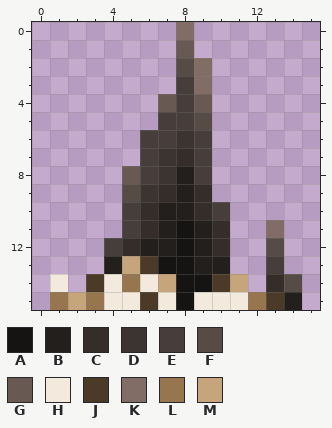
File history of a pixel-art sprite, src/game/assets/sprites/Spike.png. Above, as it was before the edit.
The file is 64x64 pixels, drawn in blocks of 4x4; one block is one cell here. Colours within 5 levels of each other are drawn and written as one.
Palette (. is transparent): A #161413  B #231f1c  C #342d2a  D #3c3431  E #473d3a  F #564b45  G #695953  H #f3e9dd  J #4b3a27  K #816d65  L #97764f  M #c6a47c
Pixels before, first column x 1:
 0 .......K......
 1 .......G......
 2 .......FK.....
 3 .......EK.....
 4 ......GEG.....
 5 ......EEF.....
 6 .....EEDE.....
 7 .....EDCE.....
 8 ....GEDBE.....
 9 ....FDCBC.....
10 ....ECBBCE....
11 ....ECBABC..K.
12 ...ECBBABC..F.
13 ...BMJAABB..E.
14 H.JHLHMAAJM.CF
15 LMLHHJHAHHHLJB
The same view after the edit:
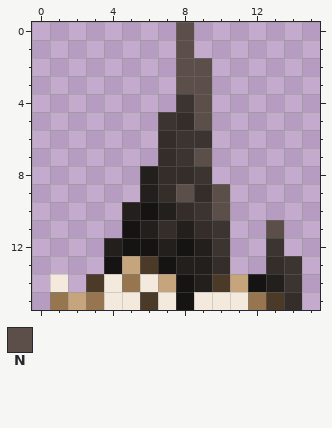
Colours new in this view: N #5c4f49
Log entry: Added sign and updated spikes
Changes in this commit:
y 0: x 8 K -> N
y 1: x 8 G -> N
y 2: x 8..9 FK -> NN
y 3: x 8..9 EK -> NN
y 4: x 7..9 GEG -> .DN
y 5: x 7..9 EEF -> DCN
y 6: x 6..7 EE -> .C; x 9 E -> D
y 7: x 6..9 EDCE -> .CDN
y 8: x 5..9 GEDBE -> .BCCD
y 9: x 5..6 FD -> .B; x 8 B -> N; x 10 . -> N
y 10: x 5..6 EC -> BA; x 8..10 BCE -> CDN
y 11: x 5..10 ECBABC -> ABCBCD; x 13 K -> N
y 12: x 4..6 ECB -> BAA; x 10 C -> D; x 13 F -> D
y 13: x 4 B -> A; x 8 A -> B; x 10 B -> C; x 13..14 E. -> CD
y 14: x 9 A -> B; x 12..14 .CF -> ABD
y 15: x 14 B -> C
